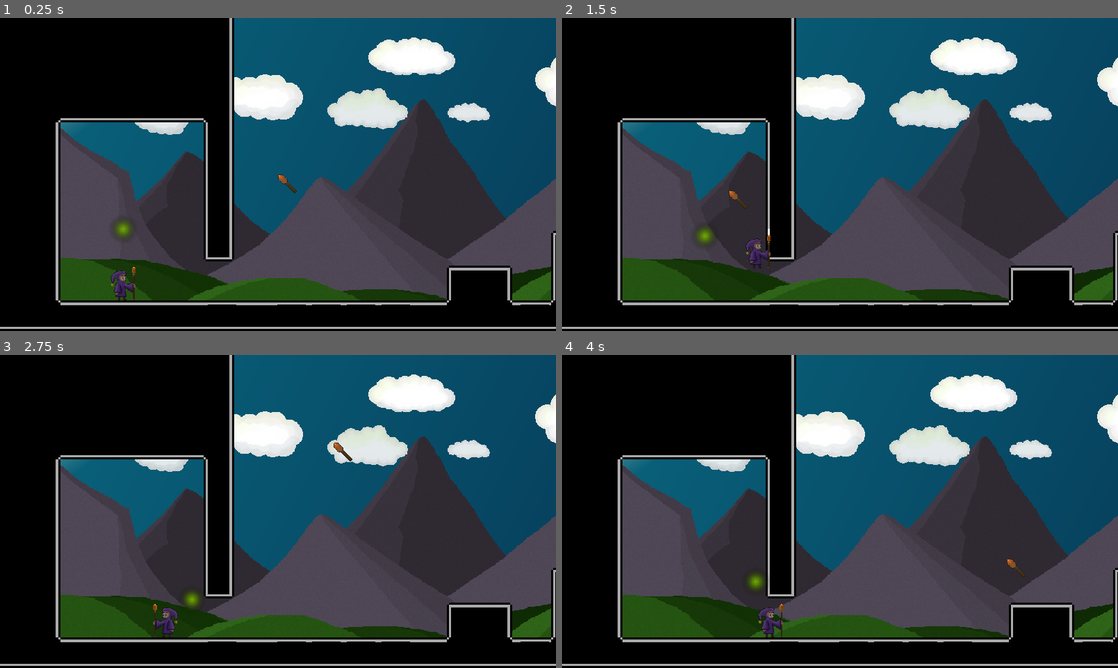
Above: before the commit, frames 1-4 (two rows, left to right).
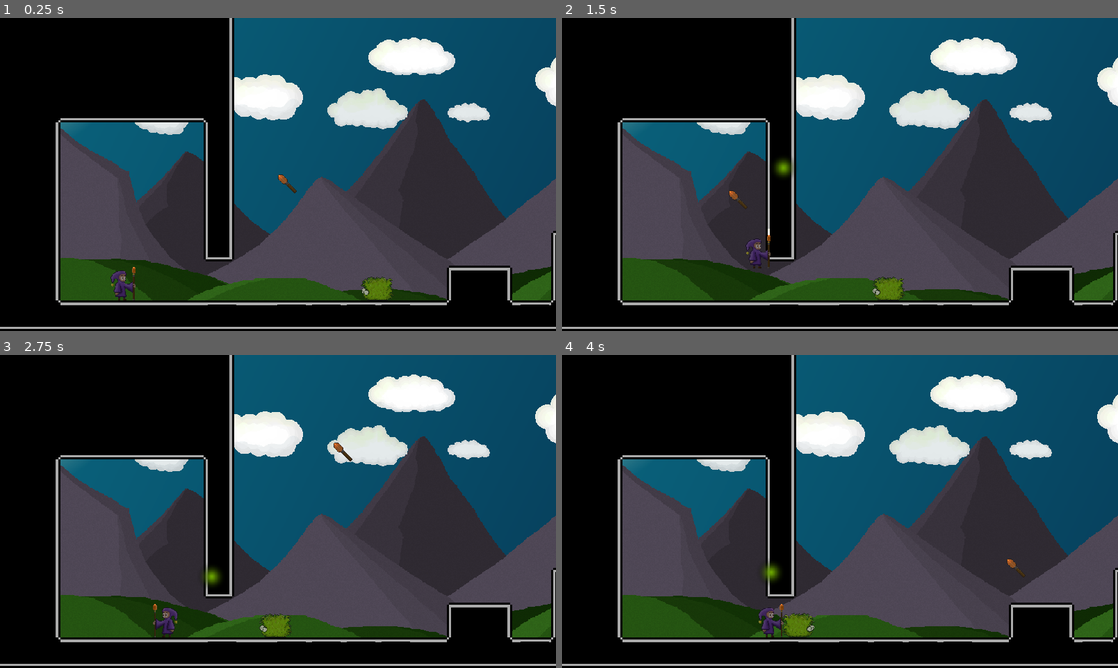
Above: after the commit, the same moments.

Repository: G-Milzink/LittleWizard
Game: Godot game, scene res://main.tscn
Same seed, same stepped clock (60 frames per second), same inputs: the game is played once before the commit and once after it.
Inputs (mouse positions are in pixels of both pictures, inside the frame that each line leads up to):
- Up to frame 1 (0.25 s): no input
- Up to frame 2 (1.5 s): move the mouse to (962, 158) at 0.52 s; hold D (move_right) from 0.53 s (still down); tap E (action) at 0.6 s; tap W (jump) at 0.77 s; click (962, 158) at 0.8 s; move the mouse to (728, 190) at 1.27 s; click (728, 190) at 1.35 s
- Up to frame 3 (2.75 s): tap W (jump) at 1.52 s; tap E (action) at 1.55, 2.1 s; move the mouse to (333, 442) at 2.02 s; release D (move_right) at 2.03 s; hold A (move_left) from 2.03 s (still down); click (333, 442) at 2.3 s
- Up to frame 4 (4 s): move the mouse to (812, 574) at 2.77 s; release A (move_left) at 2.78 s; hold D (move_right) from 2.78 s (still down); click (812, 574) at 2.85 s; tap W (jump) at 3.02, 3.77 s; tap E (action) at 3.05 s; move the mouse to (1006, 558) at 3.52 s; right-click (1006, 558) at 3.6 s; click (1006, 558) at 3.8 s

The runs differ from the first frame. In frame 1, 0.5% of the frame differs, in the area x 20-71%, y 64-91%; in frame 2, 0.7%, in the area x 23-62%, y 44-91%; in frame 3, 0.6%; in frame 4, 0.6%.

Commit message:
implement cursor visual feedback for spell selection

Diff:
--- a/autoload/globals.gd
+++ b/autoload/globals.gd
@@ -14,6 +14,7 @@
 @export var hold_duration = 3.0 #in seconds
 @export var has_spell_Platform = true
 @export var platform_duration = 3.0 #in seconds
+@export var has_spell_pixie = true
 
 
 var current_spell = "Hold"
--- a/main.tscn
+++ b/main.tscn
@@ -14,9 +14,5 @@
 [node name="SpellAmulet" parent="." instance=ExtResource("5_dlygp")]
 
 [node name="Cursor" parent="." instance=ExtResource("5_a8wjq")]
-base_intensity = 1.5
-active_intensity = 7.0
-base_scale = 1.0
-active_scale = 2.0
 
 [node name="MusicPlayer" parent="." instance=ExtResource("5_fjtg7")]
--- a/project.godot
+++ b/project.godot
@@ -28,6 +28,7 @@
 
 window/size/viewport_width=1024
 window/size/viewport_height=576
+window/size/mode=2
 window/size/always_on_top=true
 window/stretch/mode="canvas_items"
 
--- a/scenes/maps/ench_forest.tscn
+++ b/scenes/maps/ench_forest.tscn
@@ -10,7 +10,6 @@
 [ext_resource type="Texture2D" uid="uid://brhqgedoclx1t" path="res://0_PNG/paralax/EnchantedForest/EnchantedForest_Clouds_front.png" id="5_ilnd2"]
 [ext_resource type="Texture2D" uid="uid://ckf4gm1blaxnd" path="res://0_PNG/paralax/EnchantedForest/EnchantedForest_fields.png" id="6_o4yhk"]
 [ext_resource type="PackedScene" uid="uid://cpkhp0eynbfj1" path="res://scenes/creatures/moss_guy.tscn" id="10_k8j7p"]
-[ext_resource type="PackedScene" uid="uid://b7s4c0gutwhrk" path="res://scenes/spells/pixie.tscn" id="11_36agg"]
 
 [sub_resource type="RectangleShape2D" id="RectangleShape2D_r887s"]
 size = Vector2(24, 132)
@@ -108,7 +107,7 @@
 [node name="MossGuy2" parent="creatures" instance=ExtResource("10_k8j7p")]
 position = Vector2(2977, 612)
 
-[node name="Pixie" parent="." instance=ExtResource("11_36agg")]
-position = Vector2(-89, 476)
+[node name="MossGuy" parent="." instance=ExtResource("10_k8j7p")]
+position = Vector2(-43, 587)
 
 [connection signal="body_entered" from="Transitions/EnchForest_to_WizSchool/Area2D" to="Transitions/EnchForest_to_WizSchool" method="_on_area_2d_body_entered"]
--- a/scenes/spells/pixie.tscn
+++ b/scenes/spells/pixie.tscn
@@ -18,6 +18,7 @@
 radius = 4.0
 
 [node name="Pixie" type="StaticBody2D"]
+z_index = 1
 collision_layer = 0
 collision_mask = 0
 script = ExtResource("1_yote0")
--- a/scenes/spells/platform_spell.tscn
+++ b/scenes/spells/platform_spell.tscn
@@ -4,13 +4,15 @@
 [ext_resource type="Script" path="res://scripts/spells/platform_spell.gd" id="1_682yq"]
 
 [node name="PlatformSpell" type="StaticBody2D"]
+z_index = -1
 script = ExtResource("1_682yq")
 
 [node name="Sprite2D" type="Sprite2D" parent="."]
 texture = ExtResource("1_1hye1")
 
 [node name="CollisionPolygon2D" type="CollisionPolygon2D" parent="."]
-polygon = PackedVector2Array(-28, -8, 28, -8, 30, -7, 31, -6, 32, -4, 32, 4, 31, 6, 30, 7, 28, 8, -28, 8, -30, 7, -31, 6, -32, 4, -32, -4, -31, -6, -30, -7)
+scale = Vector2(1, 0.5)
+polygon = PackedVector2Array(-28, -16, 28, -16, 30, -14, 31, -12, 32, -8, 32, 8, 31, 12, 30, 14, 28, 16, -28, 16, -30, 14, -31, 12, -32, 8, -32, -8, -31, -12, -30, -14)
 
 [node name="Timer" type="Timer" parent="."]
 
--- a/scenes/world.tscn
+++ b/scenes/world.tscn
@@ -1,7 +1,8 @@
-[gd_scene load_steps=4 format=3 uid="uid://cn20awjyy813y"]
+[gd_scene load_steps=5 format=3 uid="uid://cn20awjyy813y"]
 
 [ext_resource type="Script" path="res://scripts/world.gd" id="1_2h4tx"]
 [ext_resource type="PackedScene" uid="uid://r848tilxesxf" path="res://scenes/player.tscn" id="3_gf6f0"]
+[ext_resource type="PackedScene" uid="uid://b7s4c0gutwhrk" path="res://scenes/spells/pixie.tscn" id="4_8fvs3"]
 [ext_resource type="PackedScene" uid="uid://div1mvca40imv" path="res://scenes/player_camera.tscn" id="4_x0tt8"]
 
 [node name="World" type="Node2D"]
@@ -12,3 +13,6 @@
 collision_mask = 17
 
 [node name="Camera" parent="." instance=ExtResource("4_x0tt8")]
+
+[node name="Pixie" parent="." instance=ExtResource("4_8fvs3")]
+position = Vector2(-89, 476)
--- a/scripts/cursor.gd
+++ b/scripts/cursor.gd
@@ -1,6 +1,12 @@
 extends Node2D
 
 var platform_spell = preload("res://scenes/spells/platform_spell.tscn")
+
+var texture_orange = preload("res://0_PNG/particles/cursor/cursor_sparkle_orange.png")
+var texture_blue = preload("res://0_PNG/particles/cursor/cursor_sparkle_blue.png")
+var texture_green = preload("res://0_PNG/particles/cursor/cursor_sparkle_green.png")
+var texture_purple = preload("res://0_PNG/particles/cursor/cursor_sparkle_purple.png")
+@onready var spell_amulet = $"../SpellAmulet"
 
 @export var base_intensity = 1.5
 @export var active_intensity = 7.0
@@ -12,6 +18,7 @@
 
 @onready var cursor_icon = $Cursor
 
+var block_platform = false
 
 # Called when the node enters the scene tree for the first time.
 func _ready():
@@ -27,43 +34,60 @@
 	position = new_position
 	_Platform_Spell()
 	_Send_Pixie_Spell()
+	if spell_amulet.visible == true:
+		sparkle.emitting = false
 
 func _on_area_2d_body_entered(body):
 	if body.is_in_group("can_hold") && _Globals.current_spell == "Hold":
+		print("can hold")
 		sparkle.emitting = true
 		cursor_light.energy = active_intensity
 		cursor_light.texture_scale = active_scale
+	if body.name == "TileMap" && _Globals.current_spell == "Platform":
+		print("blocked")
+		block_platform = true
+		sparkle.emitting = false
 
 func _on_area_2d_body_exited(body):
 	if body.is_in_group("can_hold") && _Globals.current_spell == "Hold":
 		sparkle.emitting = false
 		cursor_light.energy = base_intensity
 		cursor_light.texture_scale = base_scale
+	if body.name == "TileMap" && _Globals.current_spell == "Platform":
+		print("free")
+		block_platform = false
+		sparkle.emitting = true
 
 func _Change_Color():
 	match _Globals.current_spell:
 		"Hold":
 			cursor_icon.play("Hold")
 			cursor_light.color = Color("ff7300")
+			sparkle.set_texture(texture_orange)
 		"Pixie":
 			cursor_icon.play("Light")
 			cursor_light.color = Color("6ebb00")
+			sparkle.set_texture(texture_green)
 		"Platform":
 			cursor_icon.play("Platform")
 			cursor_light.color = Color("0097bb")
+			sparkle.set_texture(texture_blue)
 		"Purple":
 			cursor_icon.play("Purple")
 			cursor_light.color = Color("9601df")
+			sparkle.set_texture(texture_purple)
 		_:
 			pass
 
 func _Platform_Spell():
 	if _Globals.current_spell == "Platform" && _Globals.can_cast_platform:
-		if Input.is_action_just_pressed("cast_spell"):
-			_Globals.can_cast_platform = false
-			var instance = platform_spell.instantiate()
-			instance.position = position
-			call_deferred("add_sibling", instance)
+		if !block_platform:
+			sparkle.emitting = true
+			if Input.is_action_just_pressed("cast_spell"):
+				_Globals.can_cast_platform = false
+				var instance = platform_spell.instantiate()
+				instance.position = position
+				call_deferred("add_sibling", instance)
 
 func _Send_Pixie_Spell():
 	if _Globals.current_spell == "Pixie":
--- a/scripts/spell_amulet.gd
+++ b/scripts/spell_amulet.gd
@@ -1,6 +1,7 @@
 extends Node2D
 
 @onready var amulet = $"."
+@onready var cursor = $"../Cursor"
 
 @onready var xtal_orange = $xtal_orange
 @onready var xtal_green = $xtal_green
--- a/scripts/spells/Pixie.gd
+++ b/scripts/spells/Pixie.gd
@@ -9,6 +9,8 @@
 func _ready():
 	position.x = _Globals.player_position.x
 	position.y = _Globals.player_position.y - (_Globals.TILE_SIZE * 2)
+	if _Globals.has_spell_pixie == false:
+		self.visible = false
 
 func _process(delta):
 	if _Globals.pixie_underway:
Binary file changed: 0_ASESPRITE/cursor_particles.aseprite
Binary file added: 0_PNG/particles/cursor/cursor_sparkle_blue.png
Not shown, added: 0_PNG/particles/cursor/cursor_sparkle_blue.png.import
Binary file added: 0_PNG/particles/cursor/cursor_sparkle_green.png
Not shown, added: 0_PNG/particles/cursor/cursor_sparkle_green.png.import
Binary file added: 0_PNG/particles/cursor/cursor_sparkle_purple.png
Not shown, added: 0_PNG/particles/cursor/cursor_sparkle_purple.png.import
Not shown: 1 places in scenes/maps/ench_forest.tscn that only renumber resources
